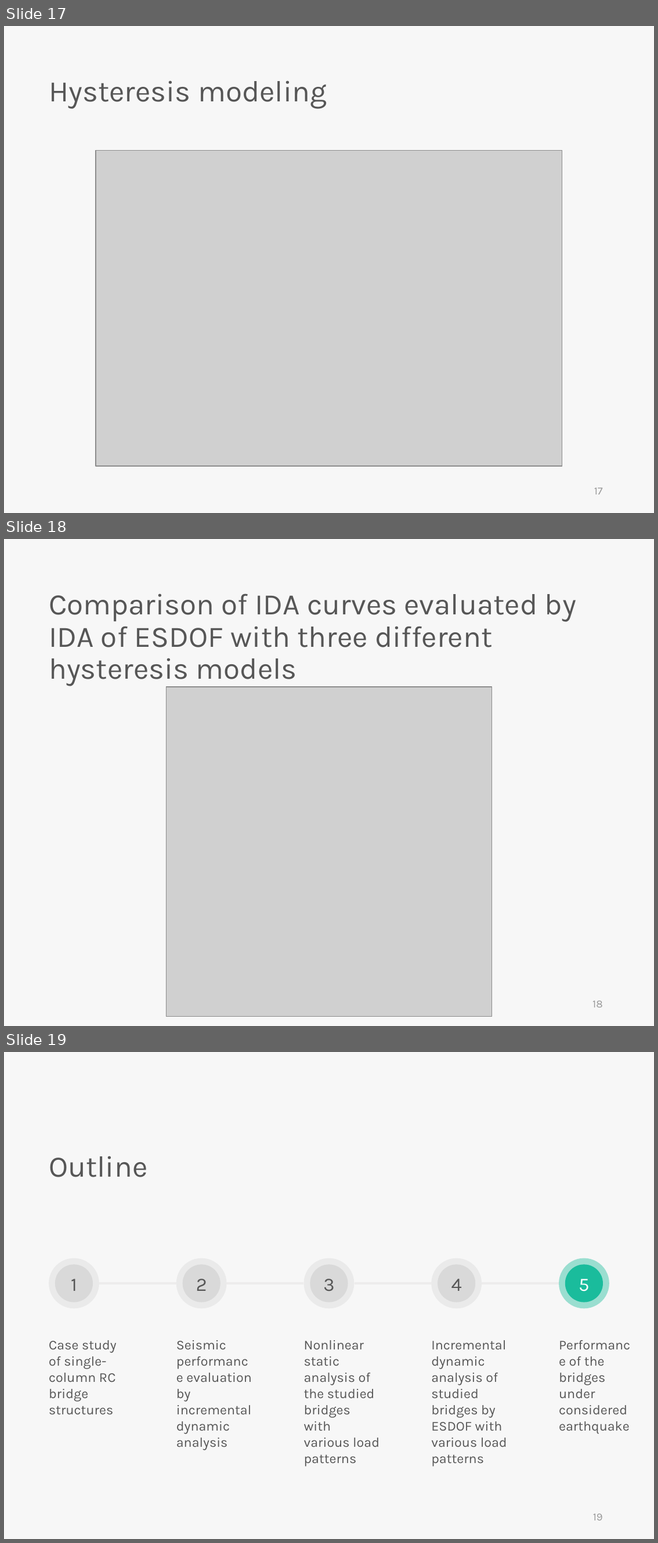
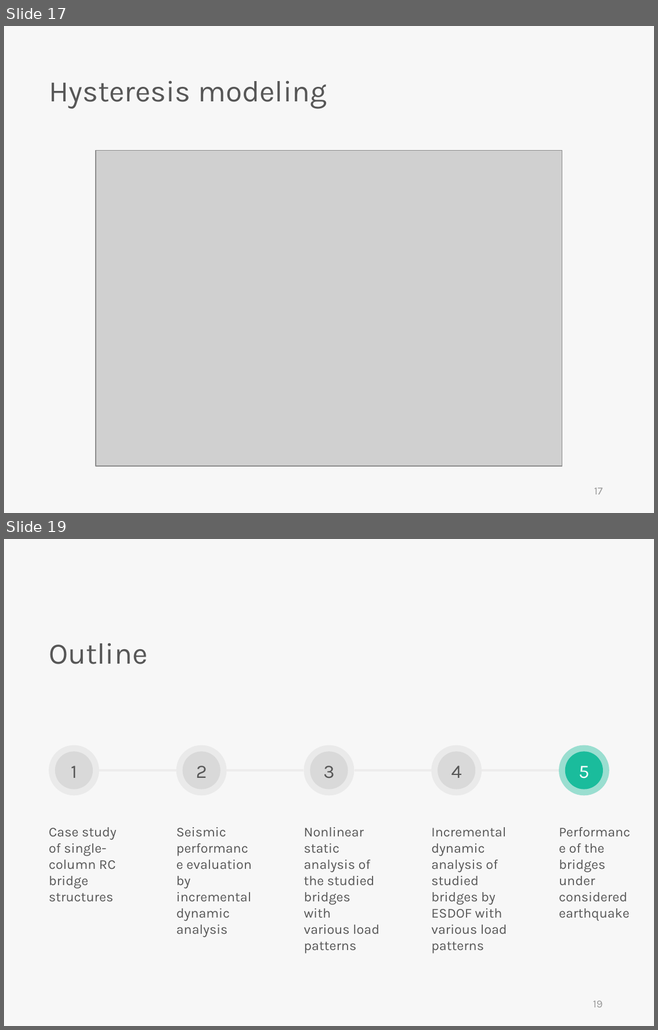
Before and after one commit to skyran1278/VbaProject, a slide deck: 20180126_SmartSplice/20180808_Meeting/Incremental dynamic analysis with multi-modes for seismic performance evaluation of RC bridges.pptx. Shown one above the other, each under a label of ours: slides 17, 18 and 19 before the commit, slides 17 and 19 after it; the slides between them are not shown. The pictures are 658x1543 and 658x1030 pixels, drawn with LibreOffice and Linux fonts; fonts in the diff are those of the drawing; grey boxes stand for pictures. Boxes give left, top, right and bottom in pixels: in the first picture for what was removed or moved away, otherwise in the second. Text is boxed around its words. In the diff, an @@ line names an element or a change of style, - is before the commit and + after.

```diff
--- a/20180126_SmartSplice/20180808_Meeting/Incremental dynamic analysis with multi-modes for seismic performance evaluation of RC bridges.pptx
+++ b/20180126_SmartSplice/20180808_Meeting/Incremental dynamic analysis with multi-modes for seismic performance evaluation of RC bridges.pptx
@@ slide 18 removed at [4, 539, 654, 1026], background #F7F7F7 @@
@@ text removed at [49, 594, 576, 686] @@
-Comparison of IDA curves evaluated by IDA of ESDOF with three different hysteresis models
@@ picture removed at [166, 687, 492, 1016] @@
@@ page number removed at [592, 1001, 603, 1008] @@
-18
```
Also in this commit, not shown: 2 slides changed, 5 slides added, 4 other slides removed.
